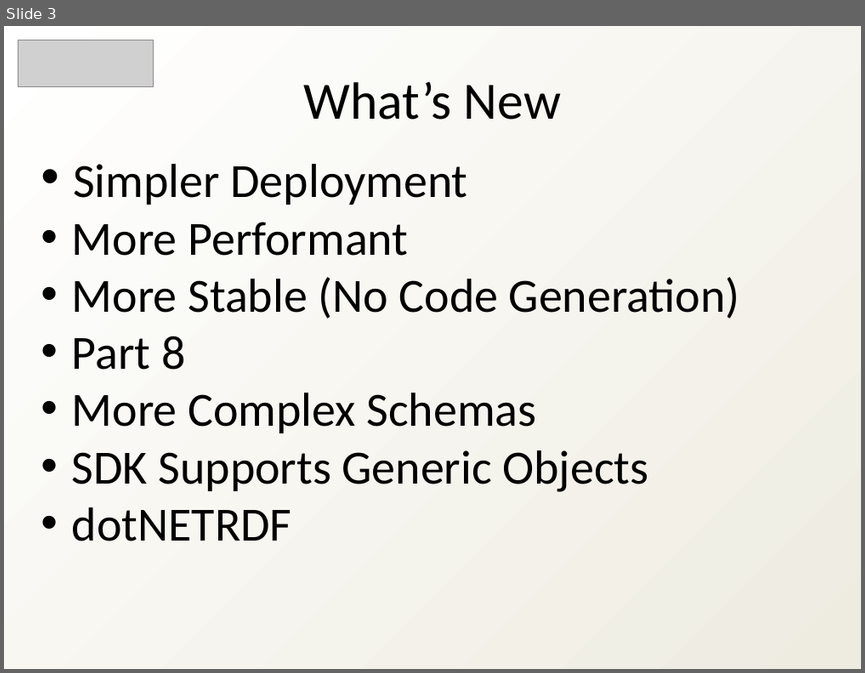
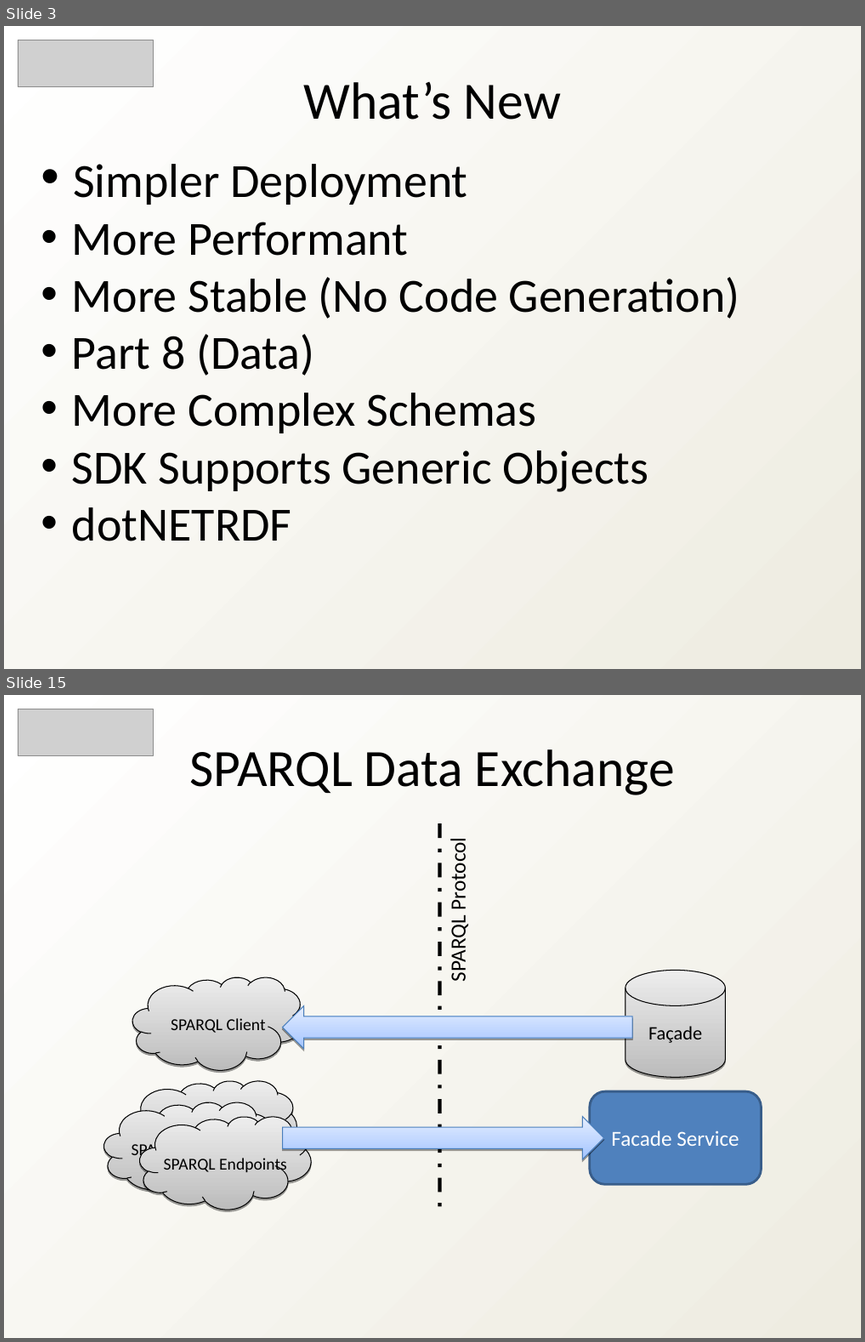
Before and after one commit to heyena/iring-tools, a slide deck: branches/2.0.x/Documentation/iRINGTools_Overview_v2.0.x.ppt. Shown one above the other, each under a label of ours: slide 3 before the commit, slides 3 and 15 after it; the slides between them are not shown. The pictures are 865x673 and 865x1342 pixels, drawn with LibreOffice and Linux fonts; fonts in the diff are those of the drawing; grey boxes stand for pictures. Boxes give left, top, right and bottom in pixels: in the first picture for what was removed or moved away, otherwise in the second. Text is boxed around its words. In the diff, an @@ line names an element or a change of style, - is before the commit and + after.

```diff
--- a/branches/2.0.x/Documentation/iRINGTools_Overview_v2.0.x.ppt
+++ b/branches/2.0.x/Documentation/iRINGTools_Overview_v2.0.x.ppt
@@ slide 15 added at [4,695,861,1338], background gradient #FFFFFF to #EEECE1 @@
@@ picture added at [18,709,154,756] @@
@@ text added at [190,749,675,795], 44 pt, text #000000 @@
+SPARQL Data Exchange
@@ line added from (439, 823) to (439, 1209), #000000 3 pt dashed @@
@@ text added at [445,844,472,980], 18 pt, text #000000 @@
+SPARQL Protocol
@@ cylinder added at [625,970,726,1077], fill gradient #BCBCBC to #EDEDED, outline #000000 0.74 pt, 16 pt, text #000000 @@
+Façade
@@ freeform shape added at [132,977,304,1069], fill gradient #BCBCBC to #EDEDED, outline #000000 0.74 pt, 14 pt, text #000000 @@
+SPARQL Client
@@ right arrow added at [283,1006,632,1049], fill gradient #A3C4FF to #E5EEFF, outline #4A7EBB 0.74 pt @@
@@ freeform shape added at [104,1102,276,1195], fill gradient #BCBCBC to #EDEDED, outline #000000 0.74 pt, 14 pt, text #000000 @@
+SPARQL Endpoint
@@ freeform shape added at [126,1081,297,1173], fill gradient #BCBCBC to #EDEDED, outline #000000 0.74 pt, 14 pt, text #000000 @@
+SPARQL Endpoint
@@ rounded rectangle added at [589,1091,760,1184], fill #4F81BD, outline #385D8A 2.01 pt, 18 pt, text #FFFFFF @@
+Facade Service
@@ freeform shape added at [139,1117,311,1209], fill gradient #BCBCBC to #EDEDED, outline #000000 0.74 pt, 14 pt, text #000000 @@
+SPARQL Endpoints
@@ right arrow added at [283,1117,604,1159], fill gradient #A3C4FF to #E5EEFF, outline #4A7EBB 0.74 pt @@
@@ slide 3 changed as well @@
@@ text at [72,334,314,375]: text changed @@
-• Part 8
+• Part 8 (Data)
```
Also in this commit, not shown: 8 other slides changed, 6 other slides added, 8 slides removed, 3 other files.
